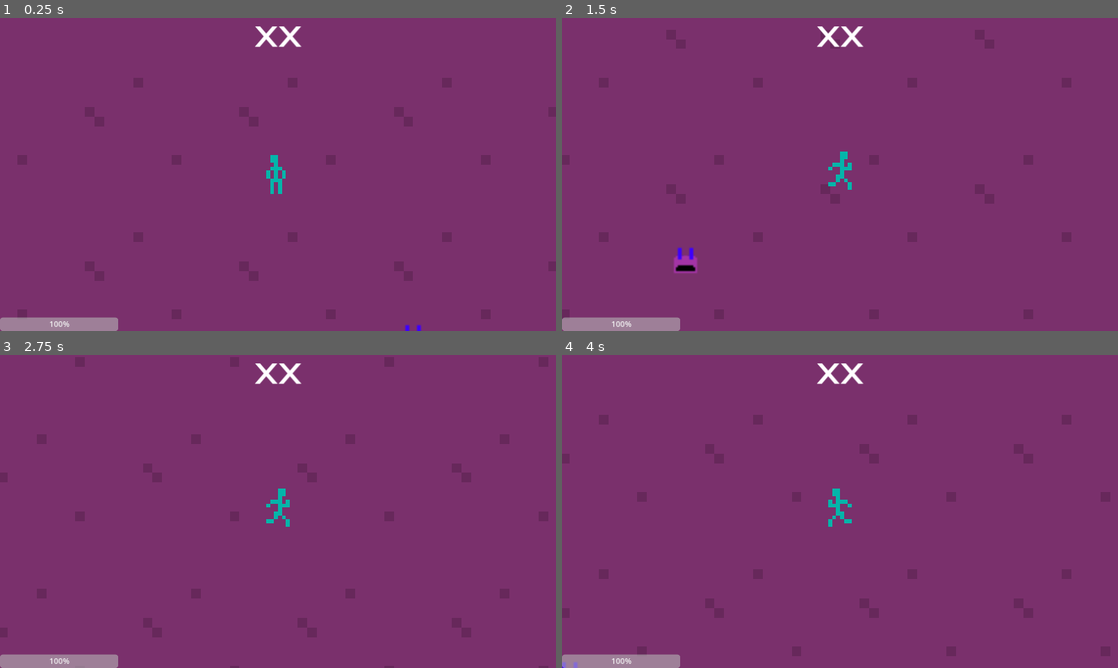
Above: before the commit, frames 1-4 (two rows, left to right).
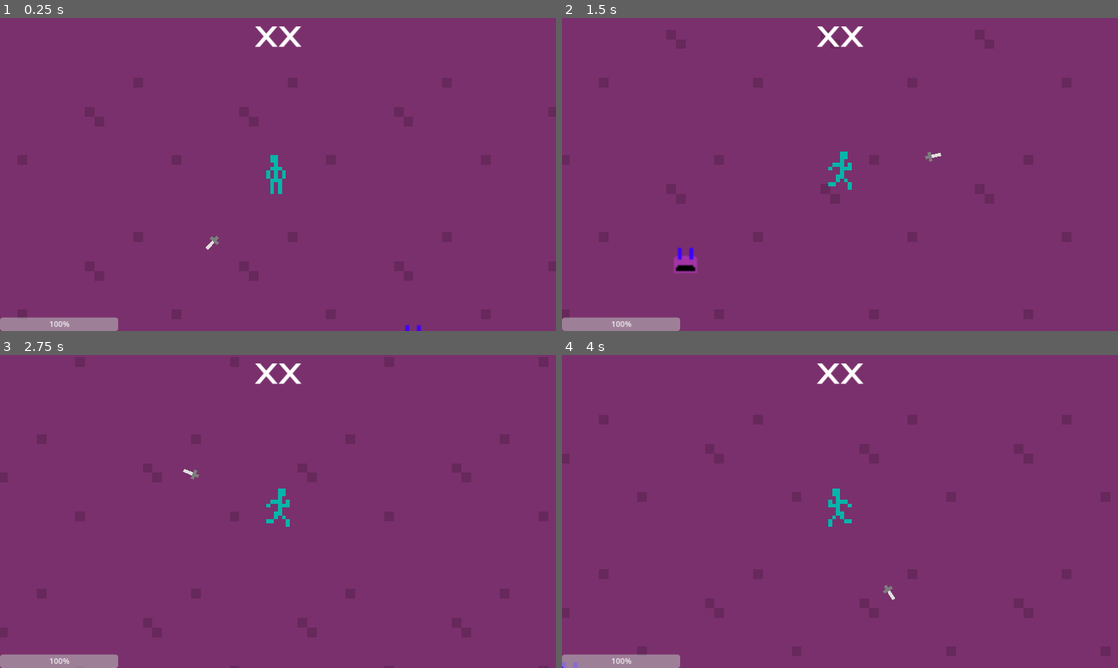
Above: after the commit, the same moments.

Repository: Shmupette/ChristmasProject
Game: Godot game, scene res://scenes/main_scene.tscn
Two runs of this game, one before a commit and one after it. Both use one fixed random seed, a clock stepped at 60 frames per second and the inputs below.
Inputs:
- Up to frame 1 (0.25 s): no input
- Up to frame 2 (1.5 s): tap Enter at 0.5 s; hold D (right) 0.53-1.28 s; hold S (down) from 1.28 s (still down)
- Up to frame 3 (2.75 s): release S (down) at 2.03 s; hold D (right) from 2.03 s (still down)
- Up to frame 4 (4 s): release D (right) at 2.78 s; hold W (up) 2.78-3.53 s; hold A (left) from 3.53 s (still down)

The runs differ from the first frame. In frame 1, less than 0.1% of the frame differs, in the area x 37-40%, y 69-74%; in frame 2, less than 0.1%; in frame 3, less than 0.1%; in frame 4, less than 0.1%.

Commit message:
add knoife

Diff:
--- a/scenes/main_scene.tscn
+++ b/scenes/main_scene.tscn
@@ -2,13 +2,7 @@
 
 [ext_resource type="Script" path="res://scripts/main_scene.gd" id="1_o0syh"]
 [ext_resource type="Texture2D" uid="uid://4g1t7imkht3i" path="res://tiles/tiletest.png" id="2_4e156"]
-[ext_resource type="PackedScene" uid="uid://dbm1vbmxgv0cp" path="res://scenes/turret.tscn" id="3_vr3j2"]
-
-[sub_resource type="Curve2D" id="Curve2D_u6efa"]
-_data = {
-"points": PackedVector2Array(0, 0, 0, 0, -740, -438, 0, 0, 0, 0, 936, -443, 0, 0, 0, 0, 930, 653, 0, 0, 0, 0, -730, 656, 0, 0, 0, 0, -740, -438)
-}
-point_count = 5
+[ext_resource type="PackedScene" path="res://scenes/turret.tscn" id="3_vr3j2"]
 
 [sub_resource type="TileSetAtlasSource" id="TileSetAtlasSource_p41n1"]
 texture = ExtResource("2_4e156")
@@ -75,20 +69,17 @@
 [sub_resource type="TileSet" id="TileSet_4lr71"]
 sources/1 = SubResource("TileSetAtlasSource_p41n1")
 
+[sub_resource type="Curve2D" id="Curve2D_1s1nb"]
+_data = {
+"points": PackedVector2Array(0, 0, 0, 0, -257, -192, 0, 0, 0, 0, 261, -192, 0, 0, 0, 0, 261, 195, 0, 0, 0, 0, -263, 195, 0, 0, 0, 0, -257, -192)
+}
+point_count = 5
+
 [node name="MainScene" type="Node"]
 script = ExtResource("1_o0syh")
 
 [node name="mobSpawnTimer" type="Timer" parent="."]
 wait_time = 2.0
-
-[node name="mobSpawnPath" type="Path2D" parent="."]
-position = Vector2(-31.9379, -40.8089)
-scale = Vector2(0.305489, 0.350318)
-curve = SubResource("Curve2D_u6efa")
-
-[node name="mobSpawnFollowPath" type="PathFollow2D" parent="mobSpawnPath"]
-position = Vector2(-740, -438)
-rotation = -0.00298328
 
 [node name="TileMap" type="TileMap" parent="."]
 texture_filter = 1
@@ -99,4 +90,10 @@
 [node name="Area2D" parent="." instance=ExtResource("3_vr3j2")]
 position = Vector2(14, 17)
 
+[node name="mobSpawnPath" type="Path2D" parent="."]
+curve = SubResource("Curve2D_1s1nb")
+
+[node name="mobSpawnFollowPath" type="PathFollow2D" parent="mobSpawnPath"]
+position = Vector2(-257, -192)
+
 [connection signal="timeout" from="mobSpawnTimer" to="." method="_on_mob_spawn_timer_timeout"]
--- a/scenes/weapon.tscn
+++ b/scenes/weapon.tscn
@@ -1,17 +1,69 @@
-[gd_scene load_steps=4 format=3 uid="uid://7j6m4nyc64ok"]
+[gd_scene load_steps=7 format=3 uid="uid://7j6m4nyc64ok"]
 
 [ext_resource type="Script" path="res://scripts/weapon.gd" id="1_oxhle"]
-[ext_resource type="Texture2D" uid="uid://vrhwoemk6bxj" path="res://sprites/sword.png" id="2_yotd1"]
+[ext_resource type="Texture2D" uid="uid://bislyu2mp2ql6" path="res://sprites/knoife.png" id="2_6jwhb"]
+
+[sub_resource type="Animation" id="Animation_1ew8m"]
+length = 0.001
+tracks/0/type = "value"
+tracks/0/imported = false
+tracks/0/enabled = true
+tracks/0/path = NodePath("Sprite2D:frame")
+tracks/0/interp = 1
+tracks/0/loop_wrap = true
+tracks/0/keys = {
+"times": PackedFloat32Array(0),
+"transitions": PackedFloat32Array(1),
+"update": 1,
+"values": [0]
+}
+
+[sub_resource type="Animation" id="Animation_bmq42"]
+resource_name = "attack"
+length = 0.4
+tracks/0/type = "value"
+tracks/0/imported = false
+tracks/0/enabled = true
+tracks/0/path = NodePath("Sprite2D:frame")
+tracks/0/interp = 1
+tracks/0/loop_wrap = true
+tracks/0/keys = {
+"times": PackedFloat32Array(0, 0.1, 0.2, 0.3),
+"transitions": PackedFloat32Array(1, 1, 1, 1),
+"update": 1,
+"values": [4, 5, 6, 7]
+}
+
+[sub_resource type="AnimationLibrary" id="AnimationLibrary_8kp5c"]
+_data = {
+"RESET": SubResource("Animation_1ew8m"),
+"attack": SubResource("Animation_bmq42")
+}
 
 [sub_resource type="CapsuleShape2D" id="CapsuleShape2D_nynf1"]
-radius = 4.0
-height = 18.0
+radius = 3.0
+height = 10.0
 
 [node name="Weapon" type="Area2D"]
+scale = Vector2(0.335, 0.335)
 script = ExtResource("1_oxhle")
 
 [node name="Sprite2D" type="Sprite2D" parent="."]
-texture = ExtResource("2_yotd1")
+texture_filter = 1
+texture = ExtResource("2_6jwhb")
+flip_v = true
+hframes = 4
+vframes = 4
+
+[node name="AnimationPlayer" type="AnimationPlayer" parent="Sprite2D"]
+root_node = NodePath("../..")
+libraries = {
+"": SubResource("AnimationLibrary_8kp5c")
+}
 
 [node name="CollisionShape2D" type="CollisionShape2D" parent="."]
 shape = SubResource("CapsuleShape2D_nynf1")
+
+[node name="attackRate" type="Timer" parent="."]
+wait_time = 0.1
+one_shot = true
--- a/scripts/enemy.gd
+++ b/scripts/enemy.gd
@@ -5,7 +5,7 @@
 @onready var animation_player = $Sprite2D/AnimationPlayer
 
 var protag = null
-var movementSpeed = 500
+var movementSpeed = 10
 var health = 10
 
 # Called when the node enters the scene tree for the first time.
@@ -13,7 +13,7 @@
 	add_to_group("enemy")
 	animation_player.play("moving")
 
-func _physics_process(delta):
+func _process(delta):
 	if attacktimer.is_stopped() == false:
 		movementSpeed = 0
 	else:
@@ -22,13 +22,10 @@
 			animation_player.play("attack")
 			protag.takeDamage(1)
 		else:
-			movementSpeed = 50
+			movementSpeed = 10
 			animation_player.play("moving")
 			look_at(protag.position)
 			position = position.move_toward(Vector2(protag.position), delta * movementSpeed)
-
-func _process(delta):
-	pass
 
 func setPlayer(protag):
 	self.protag = protag
--- a/scripts/main_scene.gd
+++ b/scripts/main_scene.gd
@@ -4,7 +4,6 @@
 const PROTAG = preload("res://scenes/protag.tscn")
 const HUD = preload("res://scenes/HUD.tscn")
 @onready var mob_spawn_timer = $mobSpawnTimer
-@onready var mob_spawn_path = $mobSpawnPath
 @onready var mob_spawn_follow_path = $mobSpawnPath/mobSpawnFollowPath
 
 var player = null
@@ -12,10 +11,6 @@
 # Called when the node enters the scene tree for the first time.
 func _ready():
 	new_game()
-
-# Called every frame. 'delta' is the elapsed time since the previous frame.
-func _process(delta):
-	pass
 
 func new_game():
 	player = PROTAG.instantiate()
--- a/scripts/protag.gd
+++ b/scripts/protag.gd
@@ -14,6 +14,7 @@
 	hud = HUD.instantiate()
 	hud.setPlayer(self)
 	add_child(hud)
+	giveWeapon()
 
 func get_input():
 	var input_direction = Input.get_vector("left", "right", "up", "down")
@@ -41,5 +42,5 @@
 func giveWeapon():
 	var weapon = WEAPON.instantiate()
 	weapon.setPlayer(self)
-	weapon.position = Vector2(0, 40)
+	weapon.position = Vector2(0, 10)
 	weapon_pivot.add_child(weapon)
--- a/scripts/weapon.gd
+++ b/scripts/weapon.gd
@@ -1,5 +1,6 @@
 extends Area2D
 @onready var attackRate = $attackRate
+@onready var animation_player = $Sprite2D/AnimationPlayer
 
 var player = null
 var damage = 1
@@ -7,12 +8,13 @@
 func setPlayer(player):
 	self.player = player
 
-func _physics_process(delta):
-	self.rotation += 0.05
-
 func _process(delta):
 	if attackRate.is_stopped():
-		attackRate.start()
 		for area in self.get_overlapping_areas():
 			if area is Enemy:
 				area.takeDamage(damage)
+				animation_player.play("attack")
+		attackRate.start()
+
+	if !animation_player.is_playing():
+		animation_player.play("RESET")
Binary file added: sprites/knoife.png
Not shown, added: sprites/knoife.png.import
